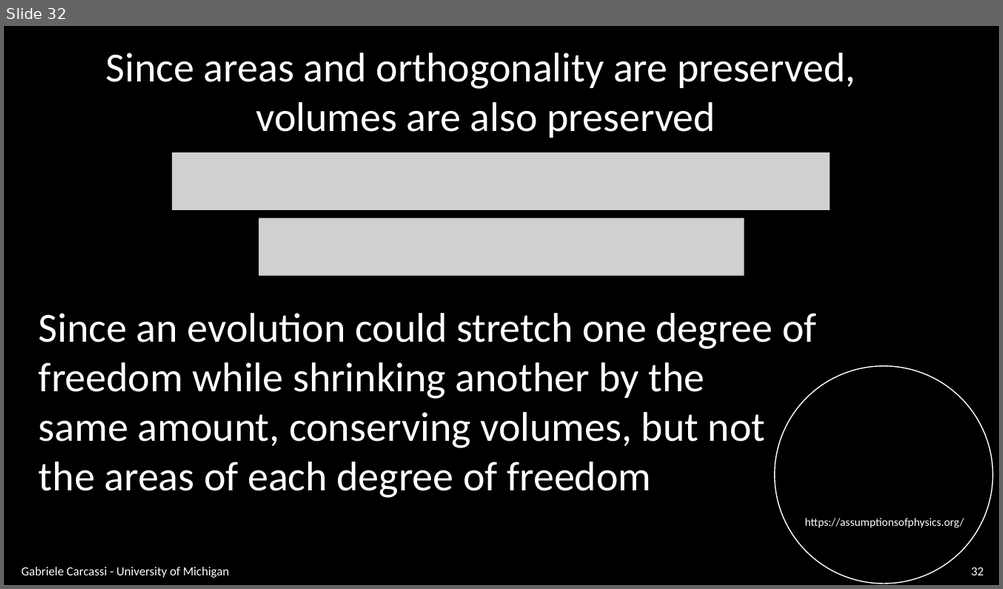
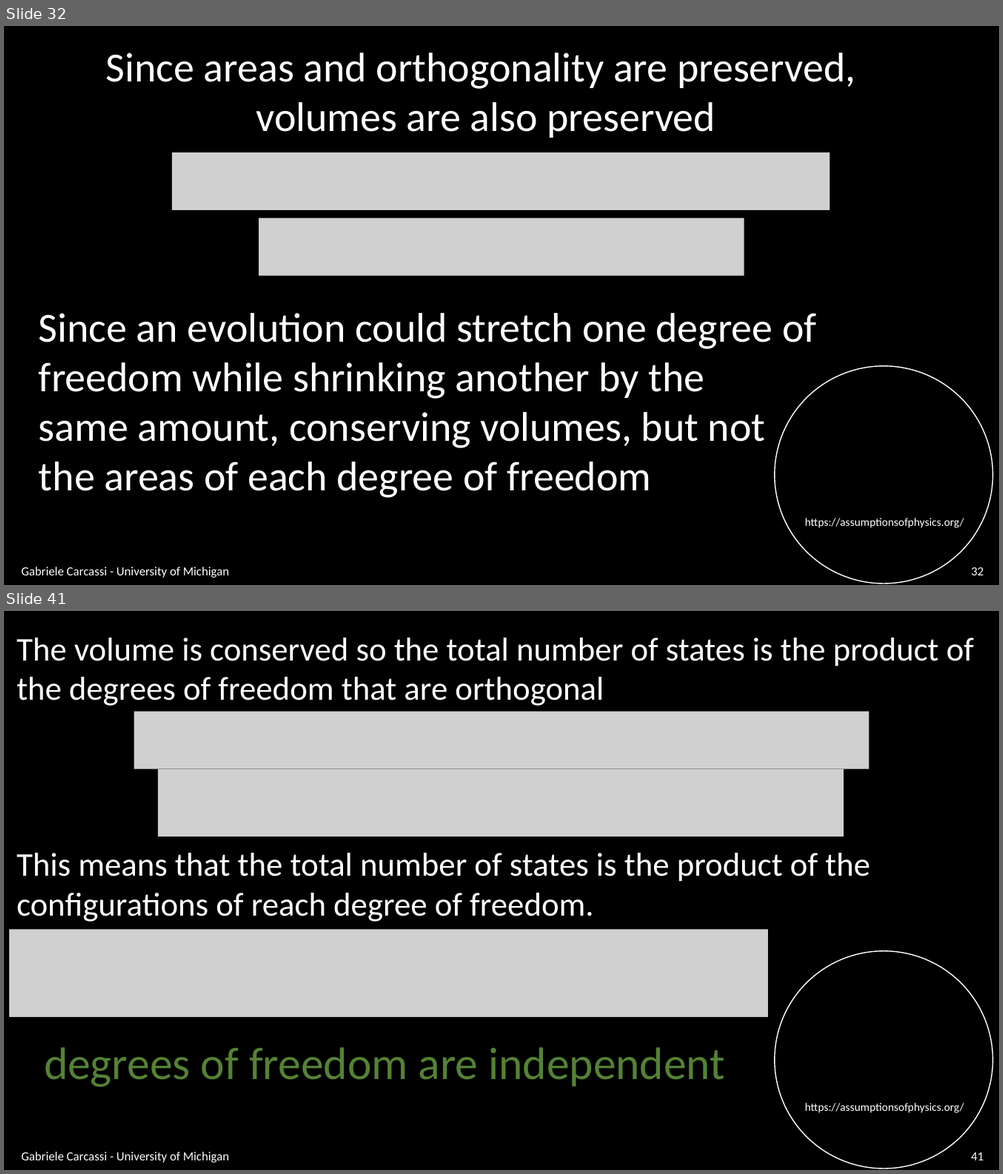
Before and after one commit to assumptionsofphysics/slides, a slide deck: BookCompanions-v2/RP-Class-4.pptx. Shown one above the other, each under a label of ours: slide 32 before the commit, slides 32 and 41 after it; the slides between them are not shown. The pictures are 1003x589 and 1003x1174 pixels, drawn with LibreOffice and Linux fonts; fonts in the diff are those of the drawing; grey boxes stand for pictures; background and template pictures are left out. Boxes give left, top, right and bottom in pixels: in the first picture for what was removed or moved away, otherwise in the second. Text is boxed around its words. In the diff, an @@ line names an element or a change of style, - is before the commit and + after.

```diff
--- a/BookCompanions-v2/RP-Class-4.pptx
+++ b/BookCompanions-v2/RP-Class-4.pptx
@@ slide 41 added at (x1=4, y1=611, x2=999, y2=1170), background #000000; not listed: 2 template elements that a slide beside it also shows @@
@@ text added at (x1=17, y1=638, x2=973, y2=706), 32 pt, text #FFFFFF @@
+The volume is conserved so the total number of states is the product of
+the degrees of freedom that are orthogonal
@@ picture added at (x1=134, y1=712, x2=869, y2=769) @@
@@ picture added at (x1=158, y1=769, x2=843, y2=836) @@
@@ text added at (x1=17, y1=853, x2=870, y2=922), 32 pt, text #FFFFFF @@
+This means that the total number of states is the product of the
+configurations of reach degree of freedom.
@@ picture added at (x1=9, y1=930, x2=768, y2=1017) @@
@@ text added at (x1=44, y1=1048, x2=725, y2=1088), 44 pt, text #548235 @@
+degrees of freedom are independent
@@ text added at (x1=21, y1=1152, x2=229, y2=1163), 12 pt, text #FFFFFF @@
+Gabriele Carcassi - University of Michigan
@@ page number added at (x1=970, y1=1153, x2=983, y2=1161), 12 pt, text #FFFFFF @@
+41
```
Also in this commit, not shown: 18 slides changed, 23 other slides added.
